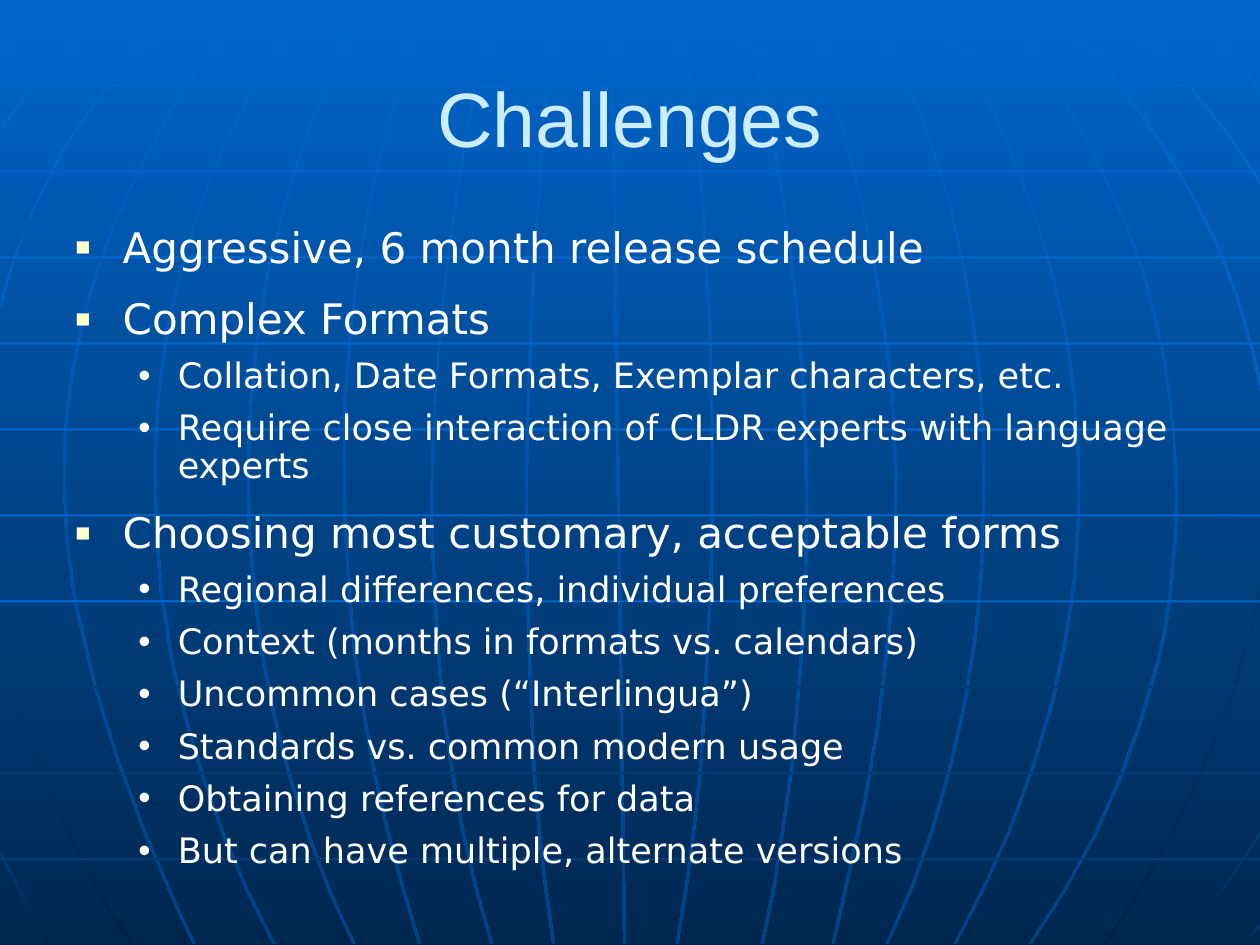
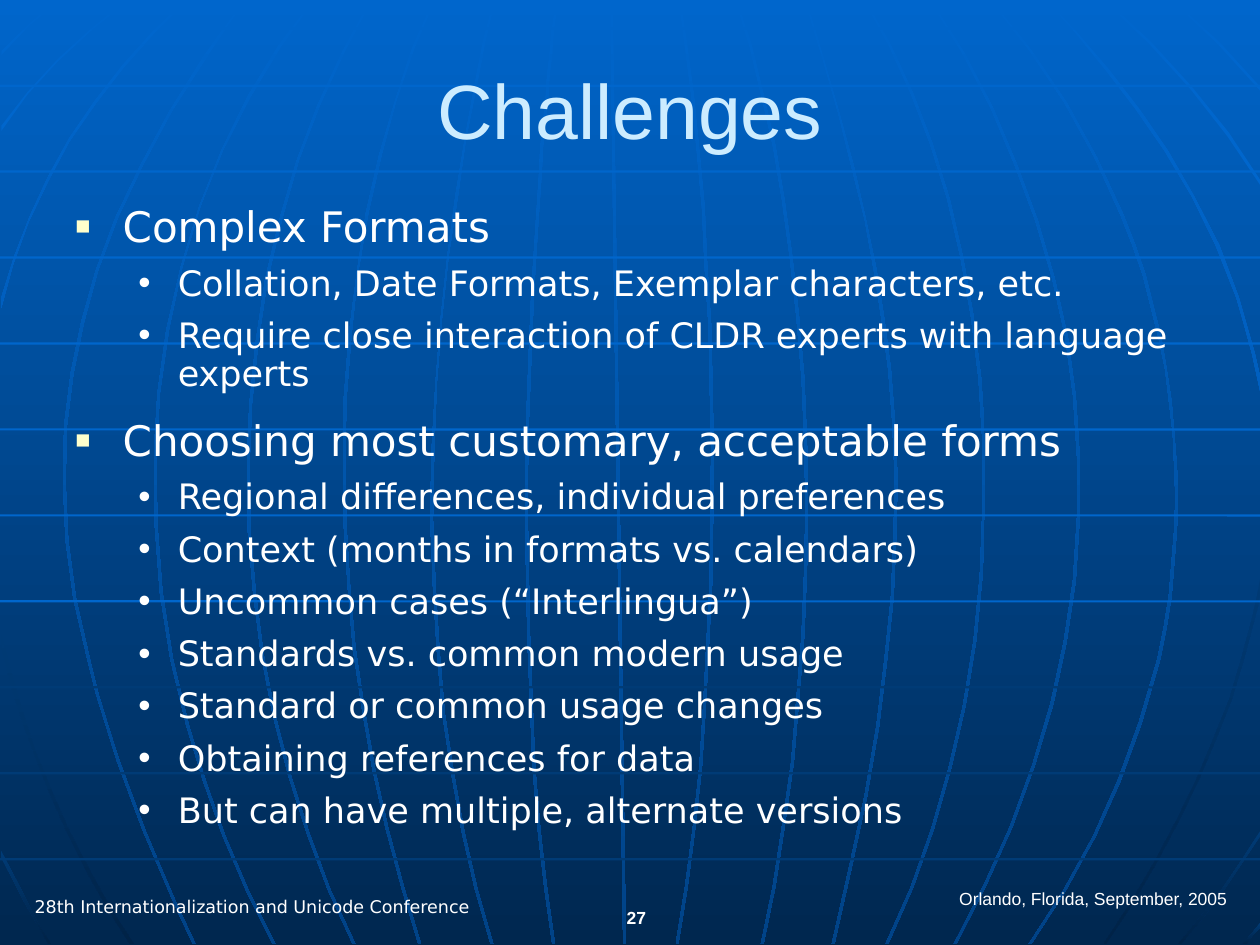
Before and after one commit to hanikesn/cldr, a slide deck: slide 27 of docs/presentations/cldr_overview.ppt (slide 16 before the commit). Drawn at 1260x945 pixels with LibreOffice and Linux fonts; fonts in the diff are those of the drawing. Boxes give left, top, right and bottom in pixels: in the first picture for what was removed or moved away, otherwise in the second. Text is boxed around its words. In the diff, an @@ line names an element or a change of style, - is before the commit and + after.

```diff
--- a/docs/presentations/cldr_overview.ppt
+++ b/docs/presentations/cldr_overview.ppt
@@ title "Challenges": place and size @@
-title "Challenges" at <box>437,91,822,162</box>
+title "Challenges" at <box>437,83,822,154</box>
@@ text "Complex Formats": place and size @@
-text "Complex Formats" at <box>123,231,1167,871</box>
+text "Complex Formats" at <box>123,210,1167,831</box>
@@ text at <box>123,231,924,272</box>: paragraph removed @@
-■ Aggressive, 6 month release schedule
@@ text at <box>178,690,823,726</box>: paragraph added @@
+  • Standard or common usage changes
@@ text added at <box>959,892,1227,910</box>, 10 pt, text #FFFFFF @@
+Orlando, Florida, September, 2005
@@ text added at <box>35,900,470,918</box>, 10 pt, text #FFFFFF @@
+28th Internationalization and Unicode Conference
@@ page number added at <box>627,911,646,924</box>, 10 pt, text #FFFFFF, bold @@
+27
```
Also in this commit, not shown: 14 other slides changed, 16 slides added, 5 slides removed.
